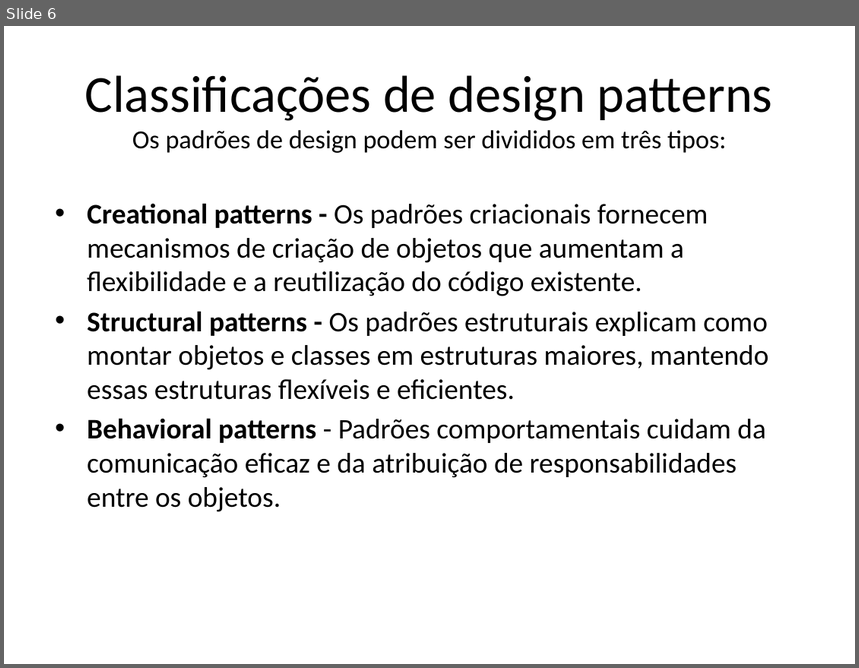
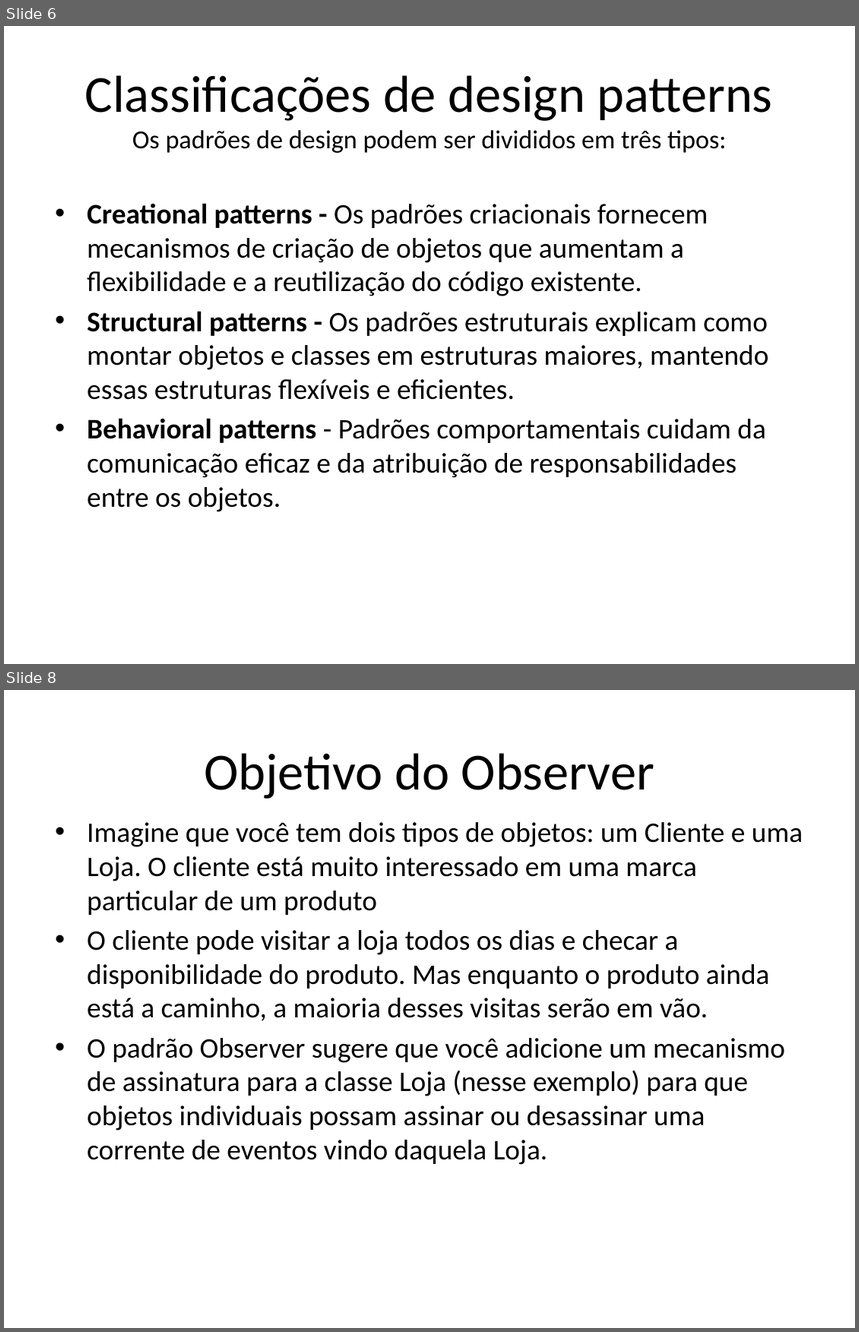
Before and after one commit to muriloHx/trabalho-mvc, a slide deck: slides/design-patterns.pptx. Shown one above the other, each under a label of ours: slide 6 before the commit, slides 6 and 8 after it; the slides between them are not shown. The pictures are 859x668 and 859x1332 pixels, drawn with LibreOffice and Linux fonts; fonts in the diff are those of the drawing. Boxes give left, top, right and bottom in pixels: in the first picture for what was removed or moved away, otherwise in the second. Text is boxed around its words. In the diff, an @@ line names an element or a change of style, - is before the commit and + after.

Commit message:
adicao do exemplo observer no slide design-pattern

```diff
--- a/slides/design-patterns.pptx
+++ b/slides/design-patterns.pptx
@@ slide 8 added at bbox=[4, 690, 855, 1328], background #FFFFFF @@
@@ title added at bbox=[204, 753, 655, 799], 44 pt, text #000000 @@
+Objetivo do Observer
@@ text added at bbox=[87, 822, 803, 1165], 24 pt, text #000000 @@
+• Imagine que você tem dois tipos de objetos: um Cliente e uma Loja. O cliente está muito interessado em uma marca particular de um produto
+• O cliente pode visitar a loja todos os dias e checar a disponibilidade do produto. Mas enquanto o produto ainda está a caminho, a maioria desses visitas serão em vão.
+• O padrão Observer sugere que você adicione um mecanismo de assinatura para a classe Loja (nesse exemplo) para que objetos individuais possam assinar ou desassinar uma corrente de eventos vindo daquela Loja.
```
Also in this commit, not shown: 2 slides changed, 3 other slides added.
